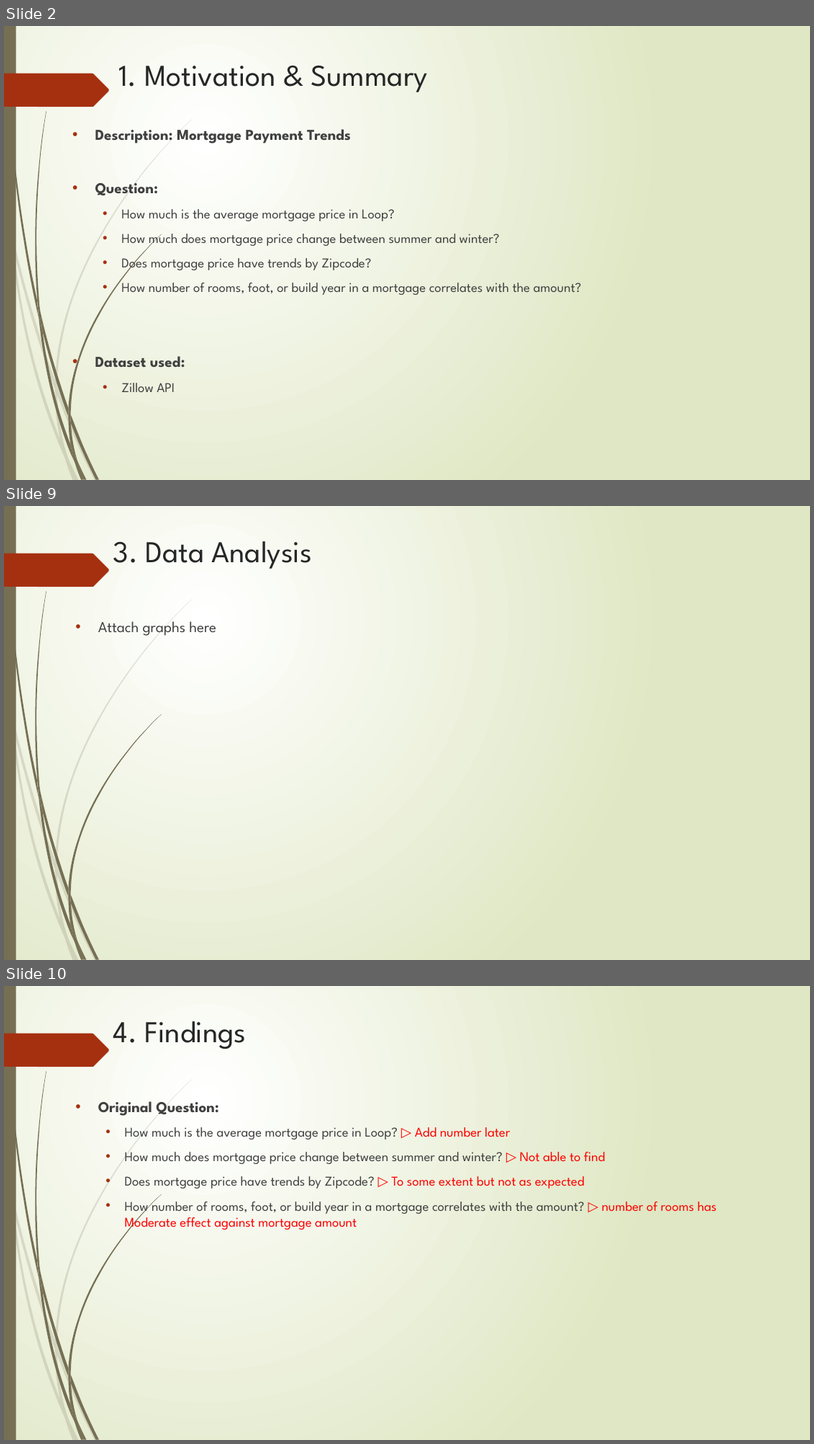
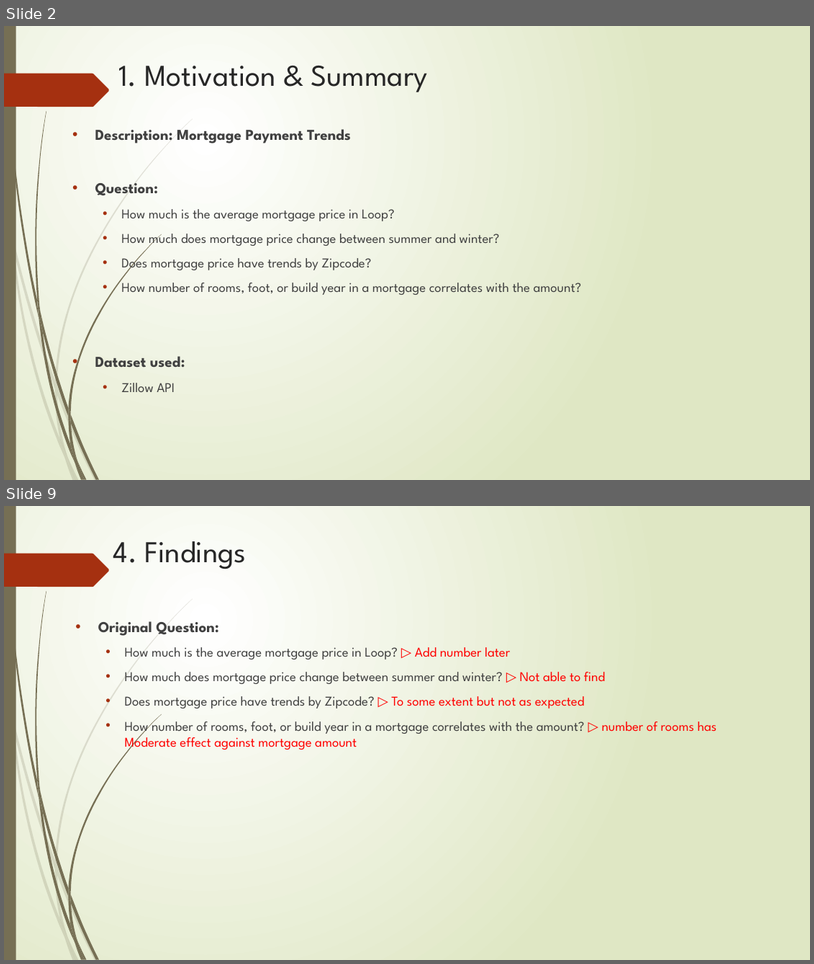
Before and after one commit to FeLowe/NW-Bootcamp-Projects, a slide deck: Presentation - Fernanda Mina.pptx. Shown one above the other, each under a label of ours: slides 2, 9 and 10 before the commit, slides 2 and 9 after it; the slides between them are not shown. The pictures are 814x1444 and 814x964 pixels, drawn with LibreOffice and Linux fonts; fonts in the diff are those of the drawing. Boxes give left, top, right and bottom in pixels: in the first picture for what was removed or moved away, otherwise in the second. Text is boxed around its words. In the diff, an @@ line names an element or a change of style, - is before the commit and + after.

```diff
--- a/Presentation - Fernanda Mina.pptx
+++ b/Presentation - Fernanda Mina.pptx
@@ slide 9 removed at bbox=[4, 506, 810, 960], background gradient #FFFFFF to #DFE8C4; not listed: 24 template elements that a slide beside it also shows @@
@@ title removed at bbox=[113, 541, 312, 569] @@
-3. Data Analysis
@@ text removed at bbox=[98, 621, 216, 636] @@
-• Attach graphs here
@@ what was slide 10 is now slide 9 @@
```
Also in this commit, not shown: 6 slides changed, 5 other files.
